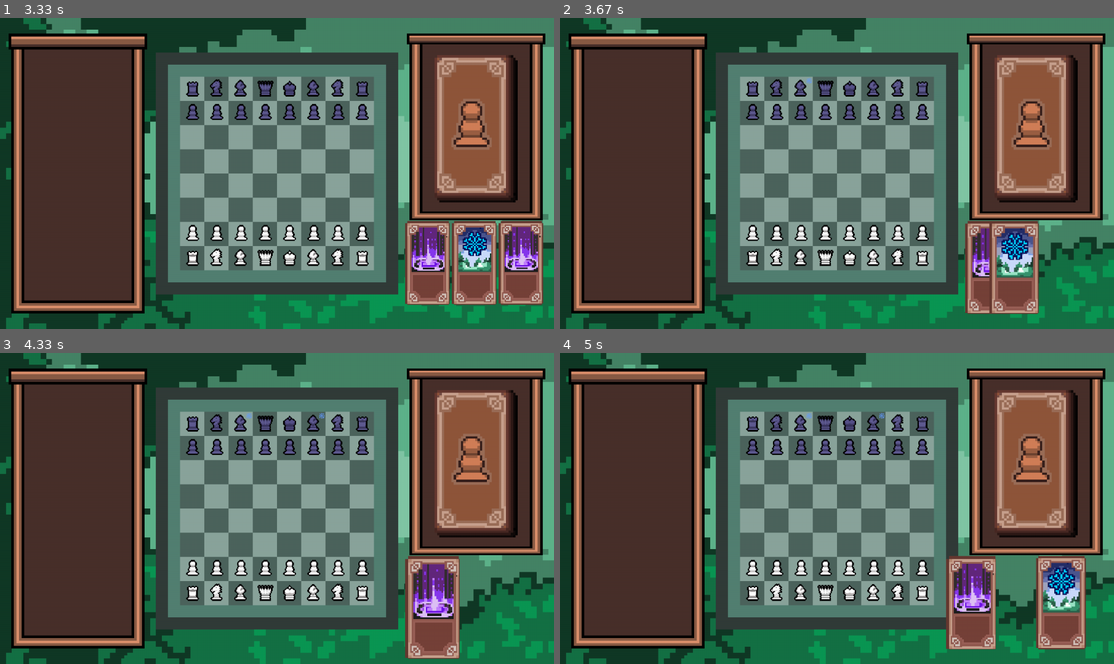
Above: before the commit, frames 1-4 (two rows, left to right).
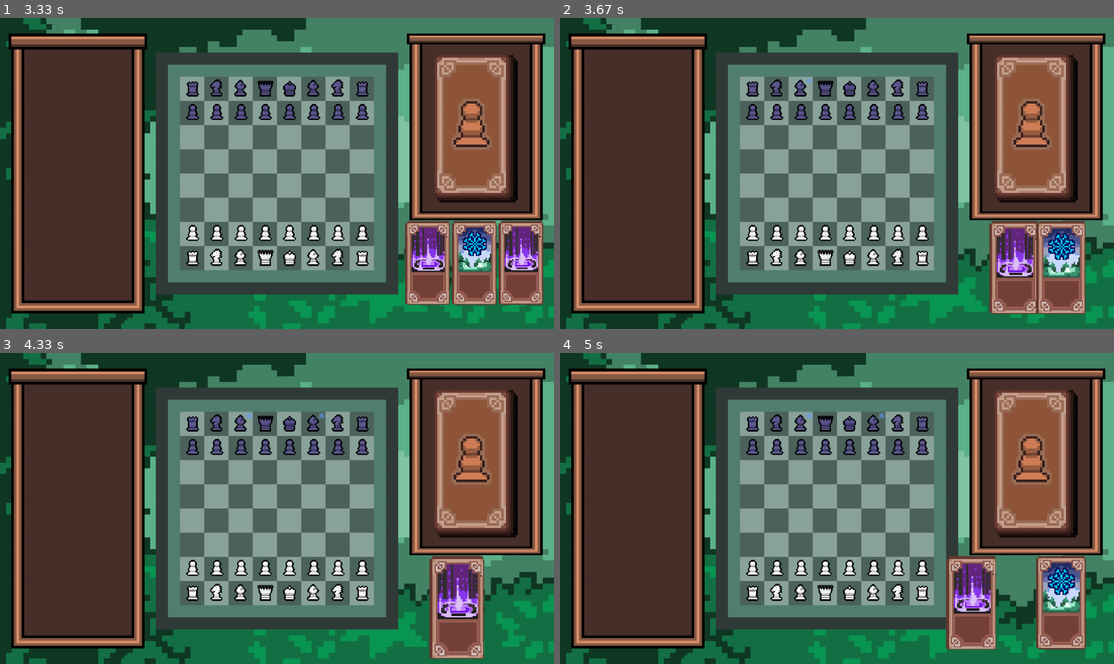
Above: after the commit, the same moments.

Repository: CorentinFinou/Projet-NSI-Chess
Game: pygame game, started from sources/programmes/app.py
Two runs of this game, one before a commit and one after it. Both use one fixed random seed, a clock stepped at 60 frames per second and the inputs below.
Inputs (mouse positions are in pixels of both pictures, inside the frame that each line leads up to):
- Up to frame 1 (3.33 s): press the mouse at (476, 129) at 0.37 s; move the mouse to (382, 198) at 0.47 s; release the mouse at (293, 263) at 0.6 s; press the mouse at (476, 129) at 0.7 s; move the mouse to (404, 189) at 0.8 s; release the mouse at (326, 251) at 0.93 s; press the mouse at (454, 266) at 1.03 s; move the mouse to (409, 198) at 1.13 s; release the mouse at (365, 129) at 1.27 s; press the mouse at (498, 266) at 1.37 s; move the mouse to (382, 276) at 1.47 s; release the mouse at (265, 285) at 1.6 s; click (332, 238) at 1.72 s; press the mouse at (476, 129) at 2.03 s; move the mouse to (476, 161) at 2.13 s; release the mouse at (476, 195) at 2.27 s
- Up to frame 2 (3.67 s): press the mouse at (1080, 263) at 3.37 s; move the mouse to (942, 170) at 3.47 s; release the mouse at (803, 80) at 3.6 s
- Up to frame 3 (4.33 s): press the mouse at (498, 601) at 3.7 s; move the mouse to (459, 567) at 3.8 s; release the mouse at (426, 533) at 3.93 s; press the mouse at (454, 601) at 4.03 s; move the mouse to (382, 511) at 4.13 s; release the mouse at (304, 421) at 4.27 s
- Up to frame 4 (5 s): press the mouse at (1014, 608) at 4.37 s; move the mouse to (1025, 502) at 4.47 s; release the mouse at (1030, 393) at 4.6 s; click (1047, 408) at 4.72 s

Frame 1 is identical in both runs. In frame 2, 5.0% of the frame differs, in the area x 73-95%, y 65-96%; in frame 3, 4.2%; in frame 4, nothing differs.

Commit message:
ajouts gestion deck

Diff:
--- a/sources/programmes/jeu.py
+++ b/sources/programmes/jeu.py
@@ -467,19 +467,24 @@
             if self.rect.collidepoint(pos):
                 return True
 
-    def ajouterCarte(cartes,spritesCartesGroup):
+    def ajouterCarte(cartes,spritesCartesGroup,positionCartes):
         if len(cartes)<=2:
             carteTest = carte(1,'gel'if len(cartes)%2==1 else 'invocation', spritesCartesGroup)
             cartes.append(carteTest)
             carteTest.definirSprite()
             carteTest.affichage()
-            centrerCartes(cartes,spritesCartesGroup)
-
-
-    def centrerCartes(cartes,spritesCartesGroup,varitationCartesPositive = True, carteRetirée = None):
+            centrerCartes(cartes,spritesCartesGroup,positionCartes)
+
+
+    def centrerCartes(cartes,spritesCartesGroup,positionCartes,varitationCartesPositive = True, carteRetirée = None):
         if varitationCartesPositive:
+            print(f'initial : cartes : {(cartes)}    pos : {(positionCartes)}')
             for i in range(len(cartes)):
                 c = cartes[i]
+                if not c.position in positionCartes:
+                    positionCartes.append(c.position)
+                else:
+                    positionCartes.remove(c.position)
                 spritesCartesGroup.remove(c.sprite)
                 c.sprite.image = pygame.transform.scale(c.sprite.image, (c.sprite.imageInitiale.get_width()*0.90**(len(cartes)-1),c.sprite.imageInitiale.get_height()*0.90**(len(cartes)-1)))
                 if len(cartes) == 1:
@@ -495,24 +500,20 @@
                 c.sprite.rect = c.sprite.image.get_rect()
                 c.affichage()
         else:
+            print(' ')
             cartes.remove(carteRetirée)
             for i in range(len(cartes)):
-                print(carteRetirée)
-                print(cartes)
                 c = cartes[i]
-                spritesCartesGroup.remove(c.sprite)
-                c.sprite.image = pygame.transform.scale(c.sprite.image, (c.sprite.image.get_width()/0.90,c.sprite.image.get_height()/0.90))
-                if len(cartes)==0:
+                if c == carteRetirée:
                     pass
-                elif c == carteRetirée:
-                    pass
-                elif len(cartes)==2:
-                    print('test')
-                    if c in cartes[1:]:
-                        c.origin = c.origin[0] - (c.sprite.imageInitiale.get_width()*0.90**2)/2,c.origin[1]
-                c.position = c.origin
-                c.sprite.rect = c.sprite.image.get_rect()
-                c.affichage()
+                else:
+                    spritesCartesGroup.remove(c.sprite)
+                    c.sprite.image = pygame.transform.scale(c.sprite.image, (c.sprite.image.get_width()/0.90,c.sprite.image.get_height()/0.90))
+                    c.position = positionCartes[i]
+                    c.sprite.rect = c.sprite.image.get_rect()
+                    c.affichage()
+            positionCartes = []
+
 
     def effectuerMouvement(piece,xDest,yDest,groupe, joueur = 'blanc',mat = False, coupPrécédentEffectué = True):
         xOr,yOr = piece.avoirPosition()
@@ -560,6 +561,7 @@
         spritesEffetsGroup = pygame.sprite.Group()
         cartes = []
         cartesJouées = []
+        positionCartes = []
         boutonCartes = Bouton(imageShop, imageShop.get_width()/2-imageBoutonCartes.get_width()/2, 50, imageBoutonCartes, ajouterCarte)
         carteActuelle = None
         joueur = 'blanc'
@@ -591,7 +593,7 @@
                     if event.button == 1 :
                         pos = pygame.mouse.get_pos()
                         if boutonCartes.verifier_clic((pos[0]-((fenetrePrincipale.get_size()[0]-imageShop.get_size()[0]-20)),pos[1]-((fenetrePrincipale.get_size()[1]*0.10)//2))) == True:
-                            boutonCartes.action(cartes,spritesCartesGroup)
+                            boutonCartes.action(cartes,spritesCartesGroup,positionCartes)
                         for e in cartes:
                             if e.sprite.rect.collidepoint(pos):
                                 carteActuelle = e
@@ -608,7 +610,7 @@
                             carteActuelle.verifierAction(joueur,spritesEffetsGroup)
                             if carteActuelle.jouee == True:
                                 cartesJouées.append(carteActuelle)
-                                centrerCartes(cartes,spritesCartesGroup,False,carteActuelle)
+                                centrerCartes(cartes,spritesCartesGroup,positionCartes,False,carteActuelle)
                                 carteActuelle = None
             if mat == True:
                 garderOuvert = False
